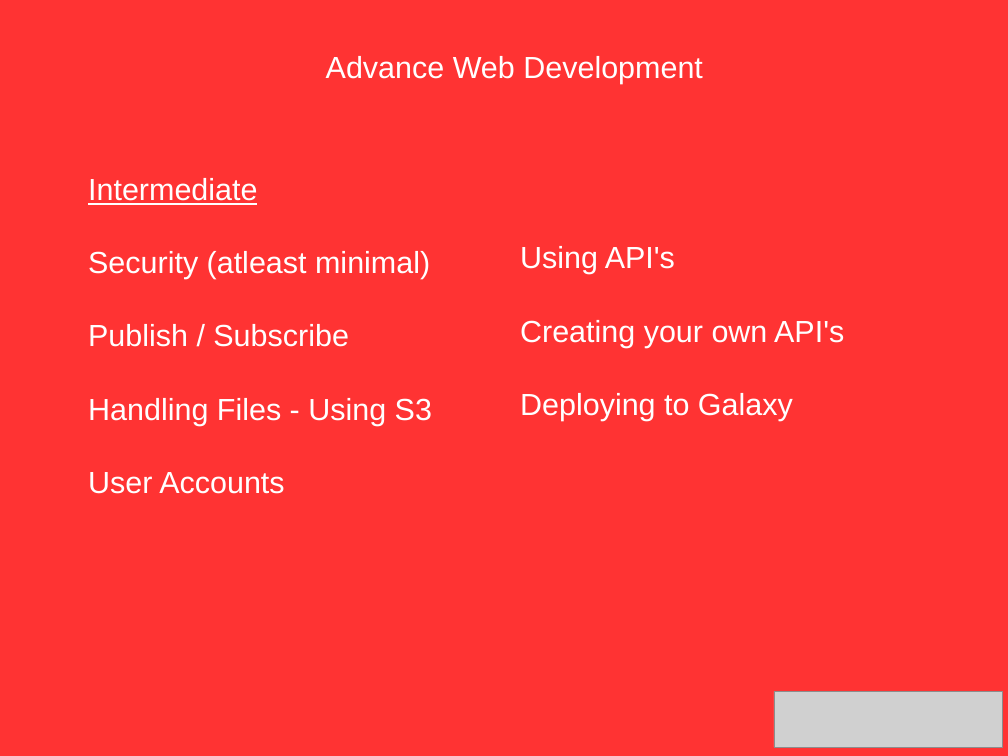
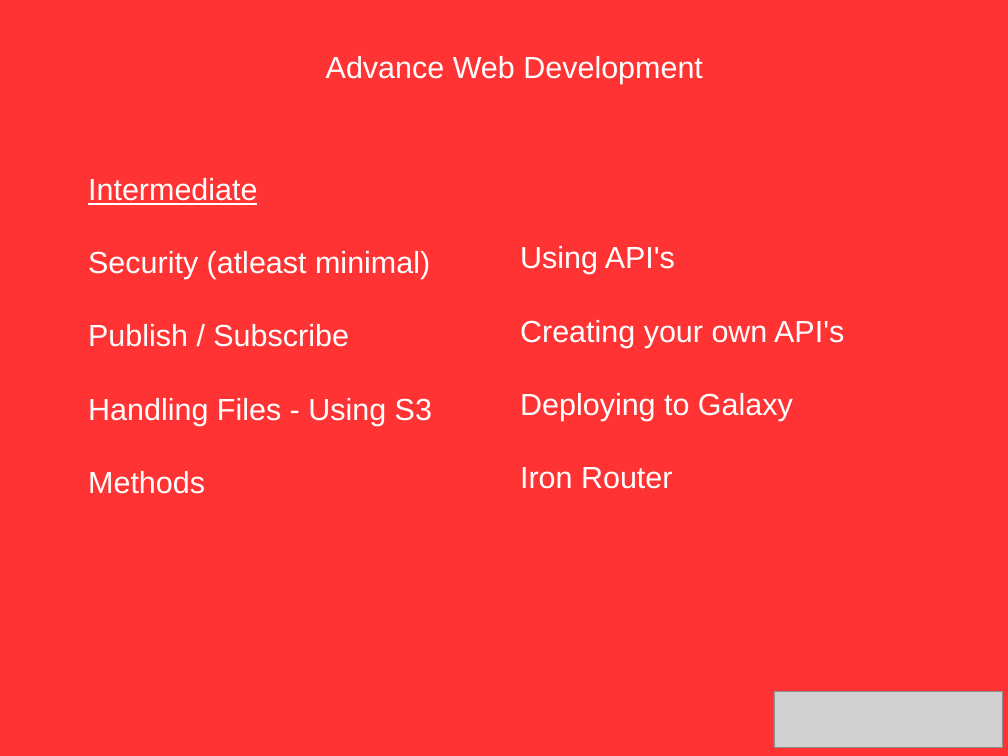
Before and after one commit to piyushmahen/meteortutorial, a slide deck: slide 3 of AWD.odp. Drawn at 1008x756 pixels with LibreOffice and Linux fonts; fonts in the diff are those of the drawing; grey boxes stand for pictures. Boxes give left, top, right and bottom in pixels: in the first picture for what was removed or moved away, otherwise in the second. Text is boxed around its words. In the diff, an @@ line names an element or a change of style, - is before the commit and + after.

```diff
--- a/AWD.odp
+++ b/AWD.odp
@@ text at <box>88,471,205,494</box>: text changed @@
-User Accounts
+Methods
@@ text at <box>520,467,672,489</box>: paragraph added @@
+Iron Router
```
Also in this commit, not shown: 2 other slides changed, 8 other files.
